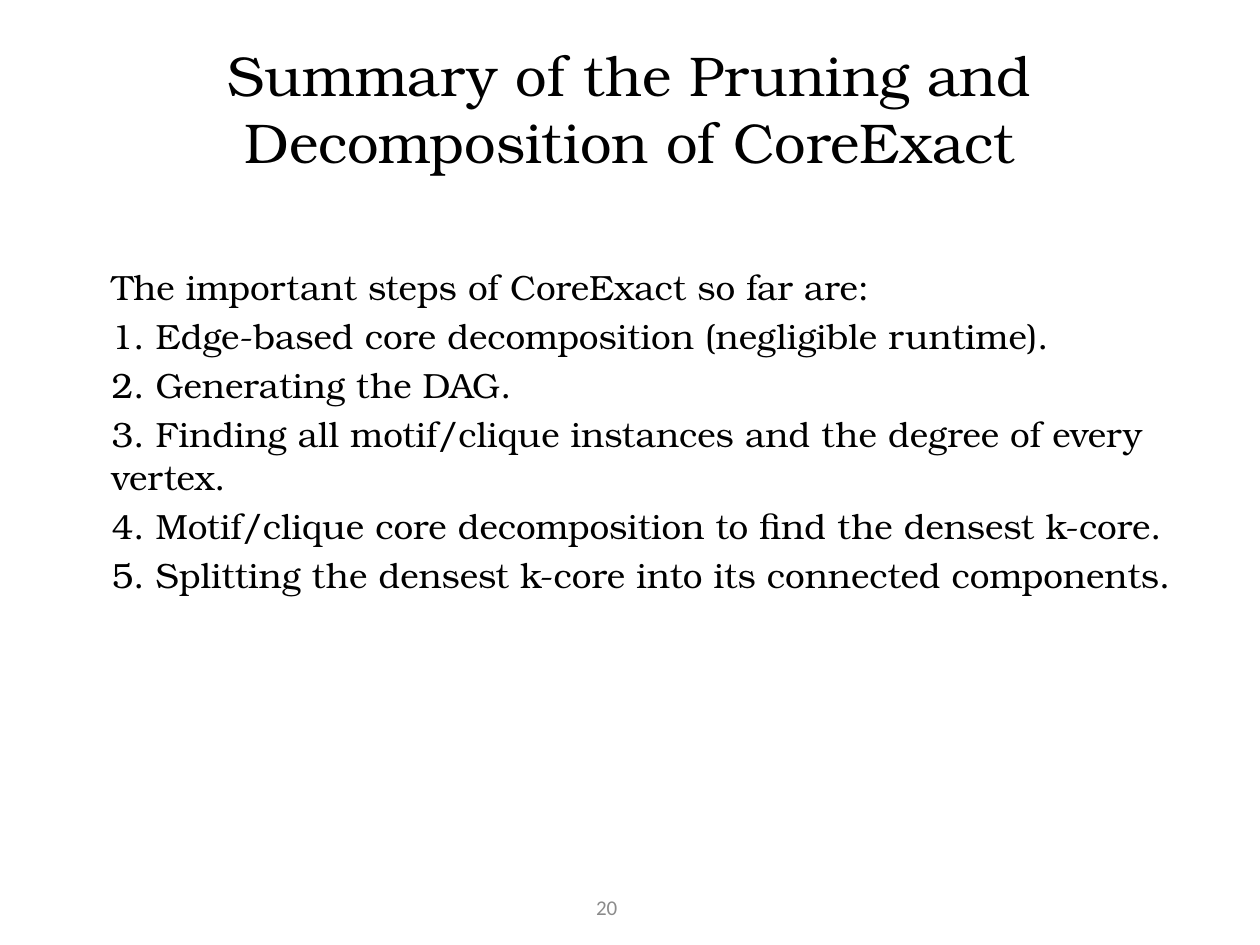
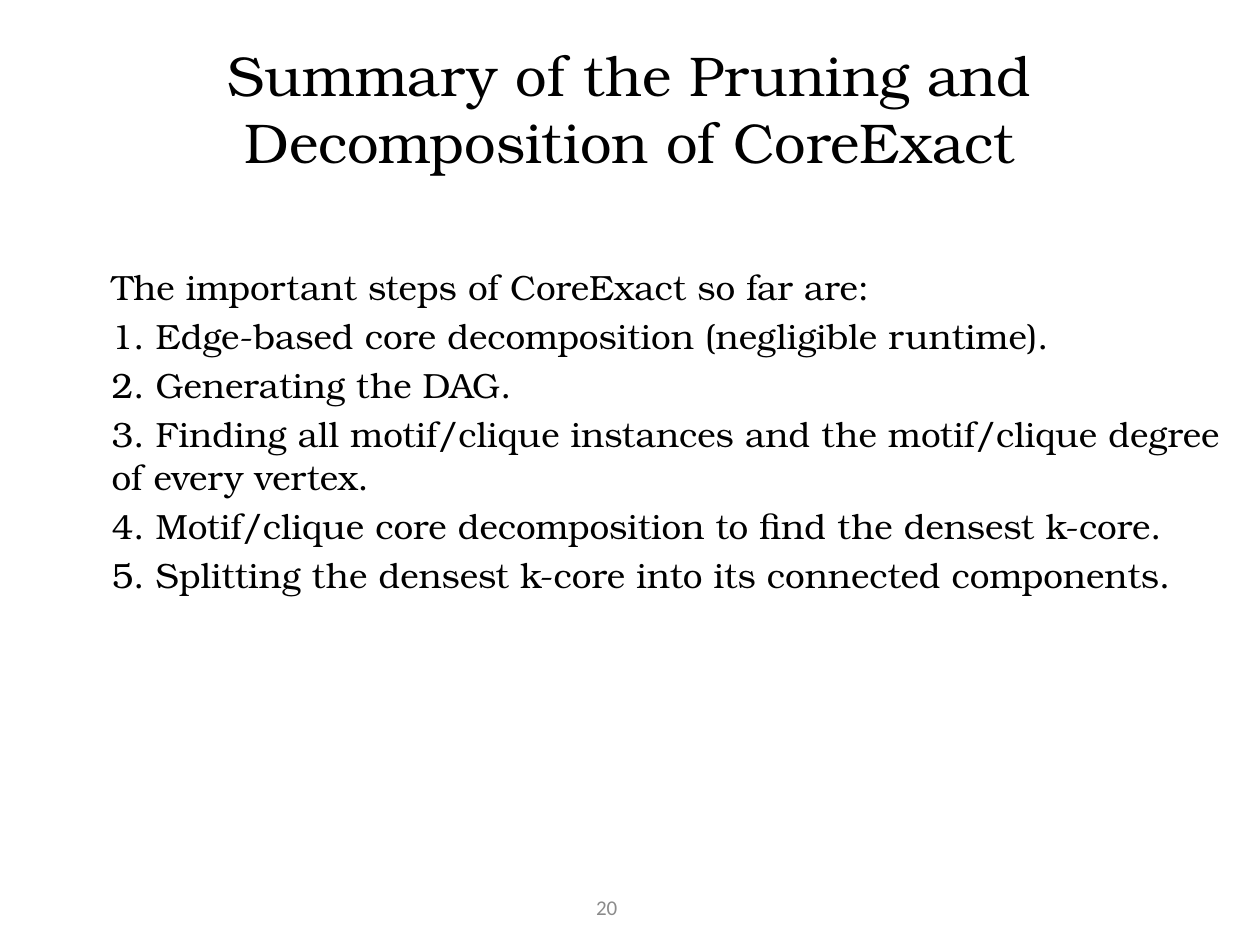
Before and after one commit to hgareau/DensestSubgraphDiscovery, a slide deck: slide 21 of Thesis Defense Presentation.pptx. Drawn at 1260x945 pixels with LibreOffice and Linux fonts; fonts in the diff are those of the drawing; background and template pictures are left out. Boxes give left, top, right and bottom in pixels: in the first picture for what was removed or moved away, otherwise in the second. Text is boxed around its words. In the diff, an @@ line names an element or a change of style, - is before the commit and + after.

```diff
--- a/Thesis Defense Presentation.pptx
+++ b/Thesis Defense Presentation.pptx
@@ text at [112, 421, 1219, 499]: text changed @@
-3. Finding all motif/clique instances and the degree of every vertex.
+3. Finding all motif/clique instances and the motif/clique degree of every vertex.
```
Also in this commit, not shown: 1 other file.
